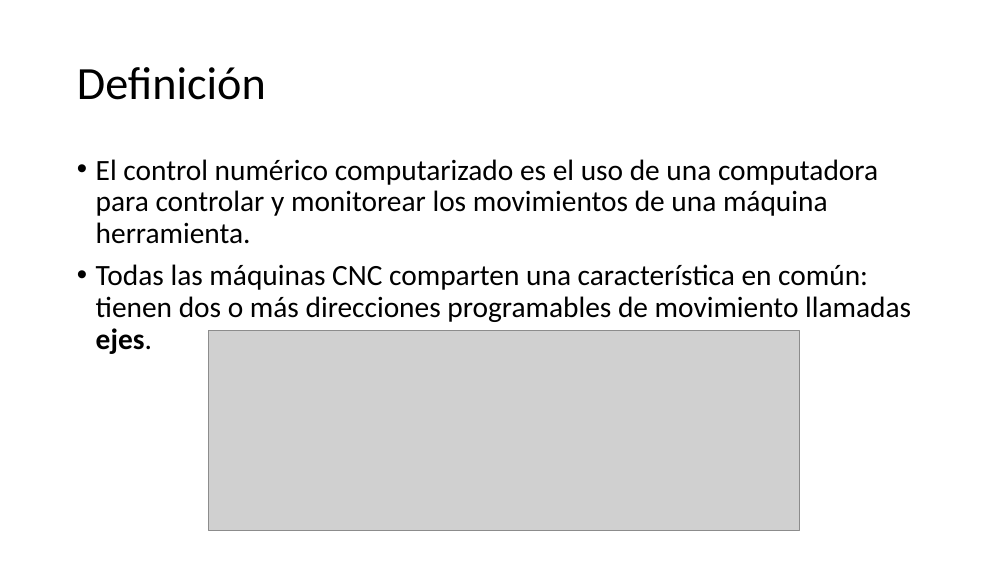
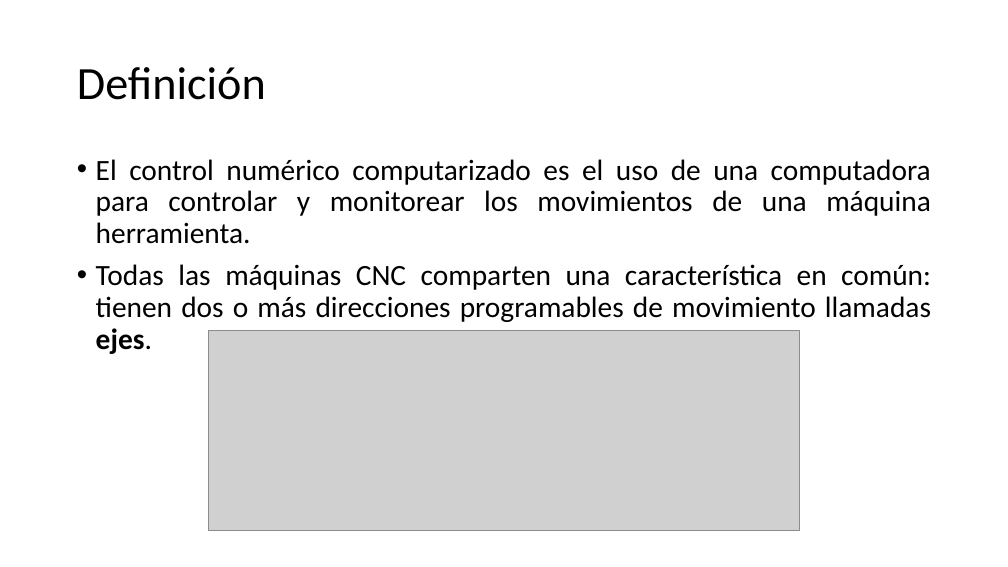
Before and after one commit to Ricvr98/CNC-UNI-Monografia-, a slide deck: slide 3 of conferencia/Diseño y fabricación de una máquina Control Numérico.pptx. Drawn at 1008x567 pixels with LibreOffice and Linux fonts; fonts in the diff are those of the drawing; grey boxes stand for pictures; background and template pictures are left out. Boxes give left, top, right and bottom in pixels: in the first picture for what was removed or moved away, otherwise in the second. Text is boxed around its words. In the diff, an @@ line names an element or a change of style, - is before the commit and + after.

```diff
--- a/conferencia/Diseño y fabricación de una máquina Control Numérico.pptx
+++ b/conferencia/Diseño y fabricación de una máquina Control Numérico.pptx
@@ text "El control numérico computarizado es ..." at (96, 159, 931, 354): alignment left to justified @@
```
Also in this commit, not shown: 5 other slides changed, 49 other files.
